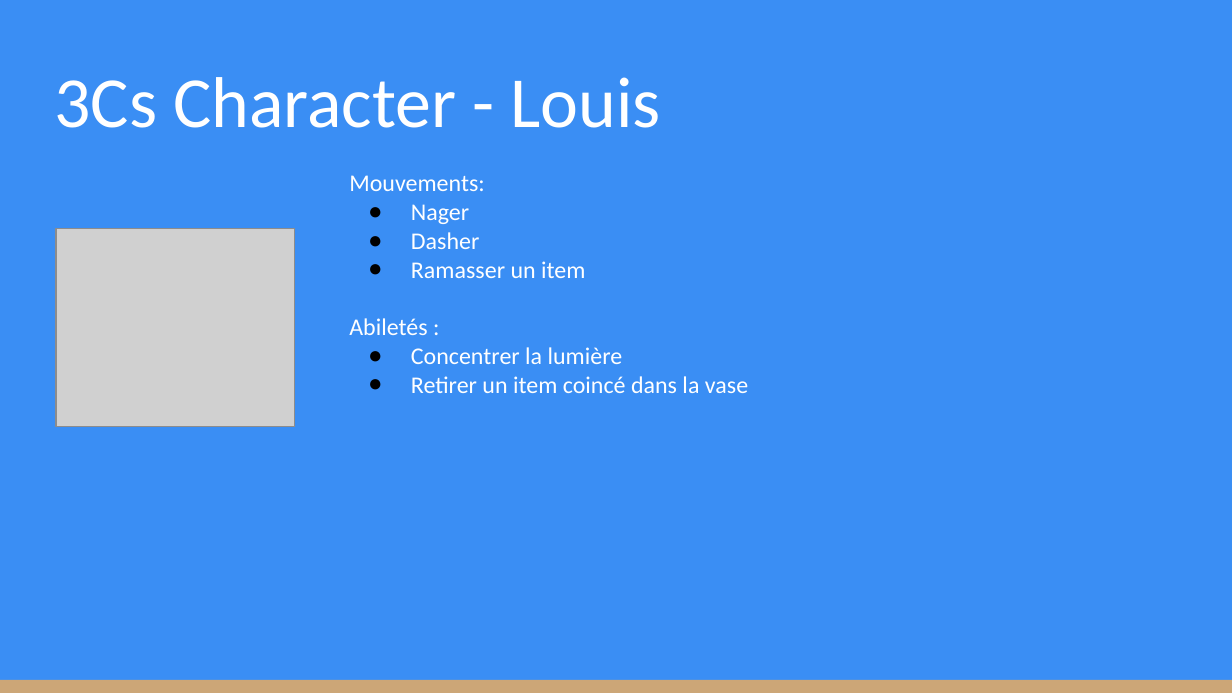
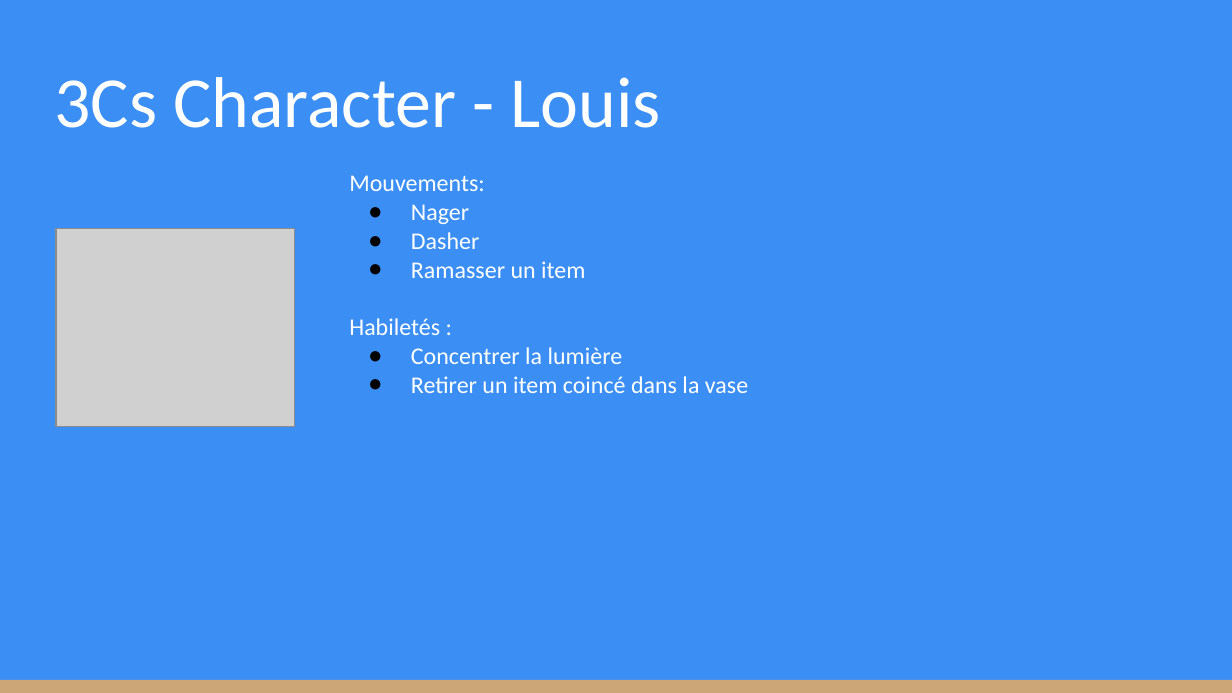
Before and after one commit to KevinBachelierBart/TPGeneraux, a slide deck: slide 13 of Bachelier_Kevin_SintaZaranie.pptx. Drawn at 1232x693 pixels with LibreOffice and Linux fonts; fonts in the diff are those of the drawing; grey boxes stand for pictures. Boxes give left, top, right and bottom in pixels: in the first picture for what was removed or moved away, otherwise in the second. Text is boxed around its words. In the diff, an @@ line names an element or a change of style, - is before the commit and + after.

```diff
--- a/Bachelier_Kevin_SintaZaranie.pptx
+++ b/Bachelier_Kevin_SintaZaranie.pptx
@@ text at <box>349,318,440,335</box>: text changed @@
-Abiletés :
+Habiletés :
```
Also in this commit, not shown: 6 other slides changed, 1 other file.
